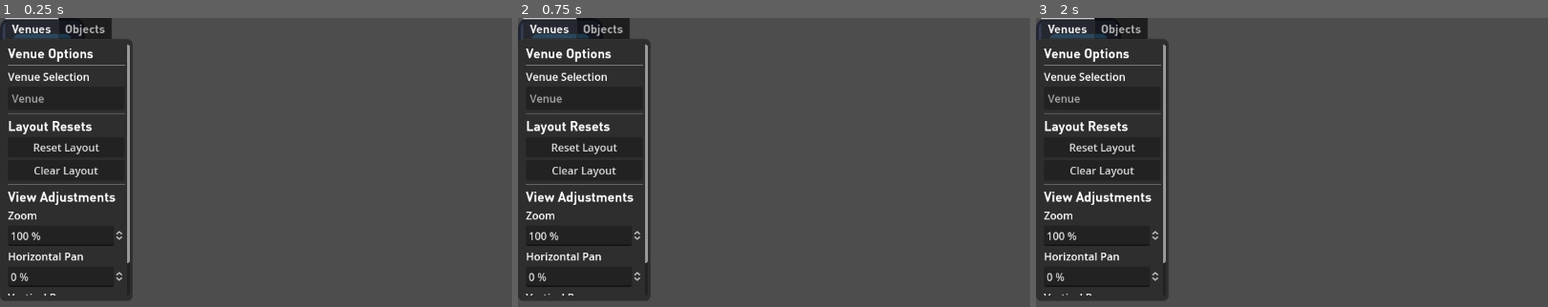
Above: before the commit, frames 1-3 (left to right).
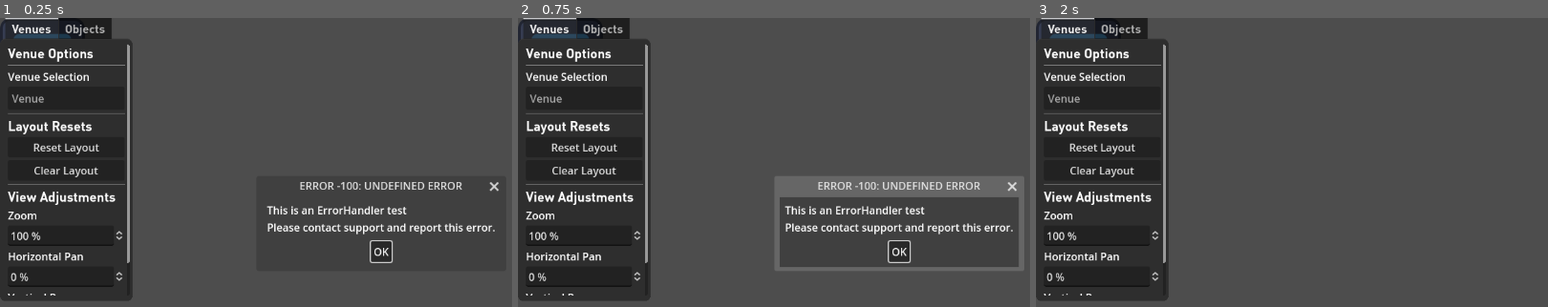
Above: after the commit, the same moments.

Repository: NeptunesOrca/Barcino
Game: Godot game, scene res://main.tscn
Same seed, same stepped clock (60 frames per second), same inputs: the game is played once before the commit and once after it. The project has no main scene, so this scene is started directly. The engine's default icon, where the game draws it, is replaced by a stand-in: a white triangle on a blue panel in a dark square.
Inputs (mouse positions are in pixels of both pictures, inside the frame that each line leads up to):
- Up to frame 1 (0.25 s): no input
- Up to frame 2 (0.75 s): click (896, 252) at 0.5 s, where only the run after the commit has a clickable "OK"
- Up to frame 3 (2 s): click (1414, 252) at 1.25 s, where only the run after the commit has a clickable "OK"

The runs differ from the first frame. In frame 1, 1.8% of the frame differs, in the area x 52-98%, y 56-85%; in frame 2, 5.6%, in the area x 50-99%, y 54-88%; in frame 3, nothing differs.

Commit message:
TestingSuite now runs as defferred. All this time it was an issue because the testing suite was being called too early. All the subfunctions of Error are confirmed to work properly

Diff:
--- a/Scripts/Menus/Error.gd
+++ b/Scripts/Menus/Error.gd
@@ -70,17 +70,14 @@
 
 	#Ensure connections made
 	self.confirmed.connect(_on_confirm)
-	print("heyo ",self)
 
 ## Called when the node enters the scene tree for the first time.
 ## Immediately pops up the error message.
 func _ready() -> void:
 	#Popup
 	self.popup_centered()
-	print(self, " vis? ", is_visible())
 
 ## Handles when the user confirms and [signal confirmed] is sent.
 ## Deletes the node to conserve memory
 func _on_confirm():
-	print("Deleting error")
 	queue_free()
--- a/Scripts/Menus/ErrorHandler.gd
+++ b/Scripts/Menus/ErrorHandler.gd
@@ -11,8 +11,7 @@
 ## Also ensures that the [member handler] node is contained in the current scene
 static func getErrorHandler() -> ErrorHandler:
 	var sceneTree : SceneTree = Engine.get_main_loop()
-	#ALERT: Need some way of making sure that the SceneTree actually has a current scene
-	#var sceneTree = someNodeInTree.get_tree()
+	#TODO: Need some way of making sure that the SceneTree actually has a current scene
 
 	# Quick(ish) return if we already have an errorhandler set
 	if handler!= null:
@@ -44,11 +43,16 @@
 		handler.add_to_group(errorHandlerGroupName)
 		sceneTree.current_scene.add_child(handler)
 
-	print(sceneTree.current_scene)
-	print(sceneTree.root)
-	print(sceneTree.current_scene.get_children())
+	return handler
 
-	return handler
+func _ready():
+	#This is a test
+	var expectedParent = Engine.get_main_loop().current_scene
+	var actualParent = self.get_parent()
+	print(expectedParent, " = ", actualParent, " ? ", expectedParent == actualParent)
+	print(self)
+	print(actualParent.get_children())
+	print(expectedParent.get_children())
 
 ## Static function to create a new error without needing to find or reference the [member handler]
 ## [br] Takes in all possible arguments for [method Error._init], though does so optionally
@@ -62,8 +66,3 @@
 	#Create a new error
 	var new_error = CustomError.new(error_msg, error_num, pushToConsole)
 	self.add_child(new_error)
-	#var new_popup = AcceptDialog.new()
-	#self.add_child(new_popup)
-	#print(self.is_visible())
-	#new_popup.popup_centered()
-	#print(new_popup.is_visible())
--- a/Scripts/TestingSuite.gd
+++ b/Scripts/TestingSuite.gd
@@ -3,6 +3,9 @@
 
 # Called when the node enters the scene tree for the first time.
 func _ready() -> void:
+	call_deferred("testsToCall")
+
+func testsToCall():
 	ErrorHandlerTesting()
 	#ErrorTesting()
 	return
@@ -19,8 +22,8 @@
 	print(ErrorHandlerTest == handler) #TEST: passed
 
 	#testing that both createNewError() and newError() work as intended.
-	handler.createNewError(testmessage, CustomError.ErrorTypes.TEST_ERROR)
-	ErrorHandler.newError(testmessage, CustomError.ErrorTypes.TEST_ERROR)
+	handler.createNewError(testmessage, CustomError.ErrorTypes.TEST_ERROR) #TEST: passed
+	ErrorHandler.newError(testmessage, CustomError.ErrorTypes.TEST_ERROR) #TEST: passed
 
 func ErrorTesting():
 	var test : CustomError
--- a/main.tscn
+++ b/main.tscn
@@ -10,7 +10,6 @@
 [ext_resource type="StyleBox" path="res://UI/half_scroll_right_channel.tres" id="6_10yw5"]
 [ext_resource type="Texture2D" uid="uid://12mdgdogebvk" path="res://icon.svg" id="6_ukox7"]
 [ext_resource type="Script" path="res://Scripts/Objects/DraggableObject.gd" id="8_44xfp"]
-[ext_resource type="Script" path="res://Scripts/Menus/ErrorHandler.gd" id="9_1p0iv"]
 [ext_resource type="Script" path="res://Scripts/TestingSuite.gd" id="11_7hak7"]
 
 [sub_resource type="GDScript" id="GDScript_ibgdb"]
@@ -55,6 +54,11 @@
 grow_horizontal = 2
 grow_vertical = 2
 
+[node name="EHTest" type="Control" parent="."]
+z_as_relative = false
+layout_mode = 3
+anchors_preset = 0
+
 [node name="MenuCanvasLayer" type="CanvasLayer" parent="."]
 
 [node name="Panel" type="Panel" parent="MenuCanvasLayer"]
@@ -208,12 +212,7 @@
 
 [node name="Testing" type="Node" parent="." node_paths=PackedStringArray("ErrorHandlerTest")]
 script = ExtResource("11_7hak7")
-ErrorHandlerTest = NodePath("../ErrorHandler Test")
-
-[node name="ErrorHandler Test" type="Control" parent="."]
-layout_mode = 3
-anchors_preset = 0
-script = ExtResource("9_1p0iv")
+ErrorHandlerTest = NodePath("../EHTest")
 
 [connection signal="pressed" from="MenuCanvasLayer/ControlMenu/Venues/VBoxContainer/Reset Button" to="MenuCanvasLayer/ControlMenu/Venues/VBoxContainer/VenueControllerNode" method="_on_reset_view"]
 [connection signal="pressed" from="MenuCanvasLayer/ControlMenu/Venues/VBoxContainer/Clear Button" to="MenuCanvasLayer/ControlMenu/Venues/VBoxContainer/VenueControllerNode" method="_on_clear_layout"]
Not shown: 1 places in main.tscn that only renumber resources
